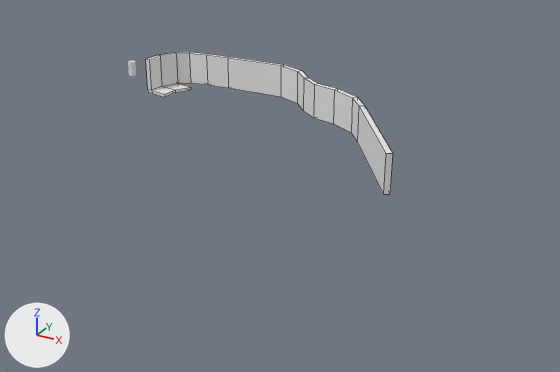
The Blender file assets/levels/2.blend, before and after one commit.
Before and after are seen from a camera (50 mm lens) standing at (53.4, -68.8, 25.0) and looking at (24.5, -16.1, -1.3). The axes (+X, +Y, +Z) are drawn at lower left. The lights are the same throughout. Mesh edges are drawn as thin lines on the coarser meshes.
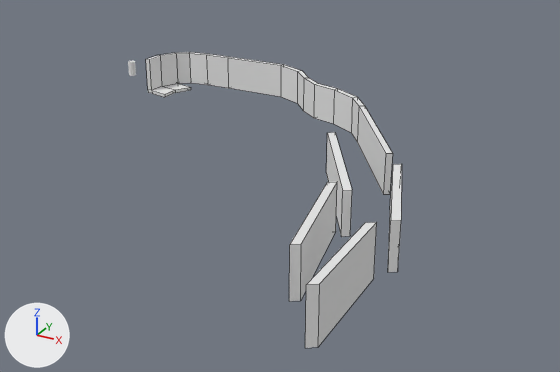
Pixel boxes (x1, y1, x2, y2) of what changed, in the pictures (560 x 372 px):
'Cube', reshaped (108% taller)
    before: (146, 52, 393, 194)
    after: (146, 52, 402, 348)
part 1 of me_cube, added
    after: (289, 132, 402, 348)

What the commit changed:
me_cube is used by ob_cube; location (0.0, 0.0, 0.0).
me_cube had 68 vertices, 67 faces and spanned x -1.0..33.8, y -15.1..4.6, z -0.8..3.0.
me_cube now has 100 vertices, 91 faces and spans x -1.0..39.7, y -40.3..4.6, z -0.8..6.0.
Part 1, on me_cube:
16 vertices are added at x 27.5..39.7, y -40.3..-12.9, z -0.5..2.4.
16 new vertices lie (0.0, 0.0, 3.6) away from vertices in x 27.5..39.7, y -40.3..-12.9, z -0.5..2.4.
24 new faces join them.
